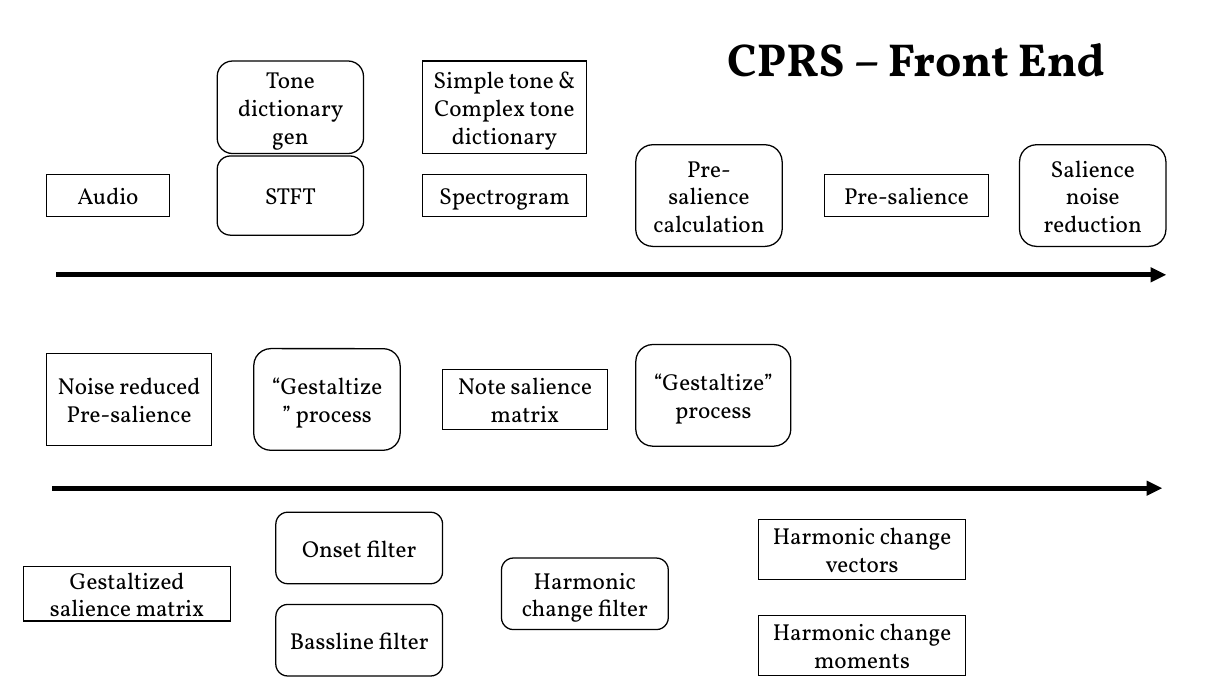
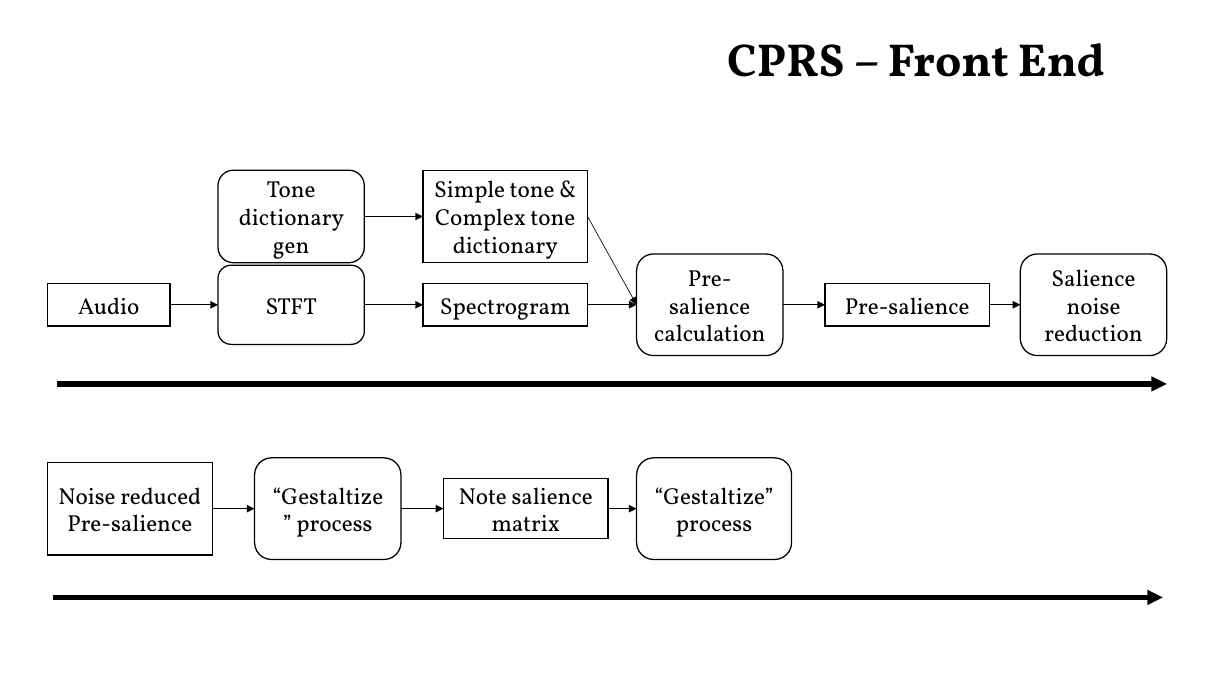
Before and after one commit to tangkk/ChordListener, a slide deck: slide 5 of res/cprsc-0.1.pptx (slide 4 before the commit). Drawn at 1232x693 pixels with LibreOffice and Linux fonts; fonts in the diff are those of the drawing. Boxes give left, top, right and bottom in pixels: in the first picture for what was removed or moved away, otherwise in the second. Text is boxed around its words. In the diff, an @@ line names an element or a change of style, - is before the commit and + after.

```diff
--- a/res/cprsc-0.1.pptx
+++ b/res/cprsc-0.1.pptx
@@ arrow added from (364, 216) to (423, 216), #000000 0.5 pt @@
@@ arrow added from (588, 216) to (637, 305), #000000 0.5 pt @@
@@ arrow added from (170, 305) to (218, 305), #000000 0.5 pt @@
@@ arrow added from (364, 305) to (423, 305), #000000 0.5 pt @@
@@ arrow added from (588, 305) to (637, 305), #000000 0.5 pt @@
@@ arrow added from (783, 305) to (825, 305), #000000 0.5 pt @@
@@ arrow added from (990, 305) to (1020, 305), #000000 0.5 pt @@
@@ 6 rectangles, 5 rounded rectangles, 2 arrows moved together from (x1=47, y1=61, x2=1166, y2=488) to (x1=48, y1=170, x2=1167, y2=598) @@
@@ rounded rectangle "“Gestaltize” process" moved from (x1=636, y1=345, x2=791, y2=446) to (x1=637, y1=458, x2=792, y2=560) @@
@@ arrow added from (213, 509) to (255, 509), #000000 0.5 pt @@
@@ arrow added from (401, 509) to (444, 509), #000000 0.5 pt @@
@@ arrow added from (608, 509) to (637, 509), #000000 0.5 pt @@
@@ rounded rectangle removed at (x1=275, y1=512, x2=443, y2=583) @@
-Onset filter
@@ rectangle removed at (x1=759, y1=519, x2=966, y2=579) @@
-Harmonic change vectors
@@ rectangle removed at (x1=24, y1=567, x2=231, y2=621) @@
-Gestaltized salience matrix
@@ rounded rectangle removed at (x1=502, y1=558, x2=669, y2=629) @@
-Harmonic change filter
@@ rounded rectangle removed at (x1=275, y1=604, x2=443, y2=676) @@
-Bassline filter
@@ rectangle removed at (x1=759, y1=616, x2=966, y2=676) @@
-Harmonic change moments
```
Also in this commit, not shown: 4 other slides changed, 2 slides added, 4 other files.
